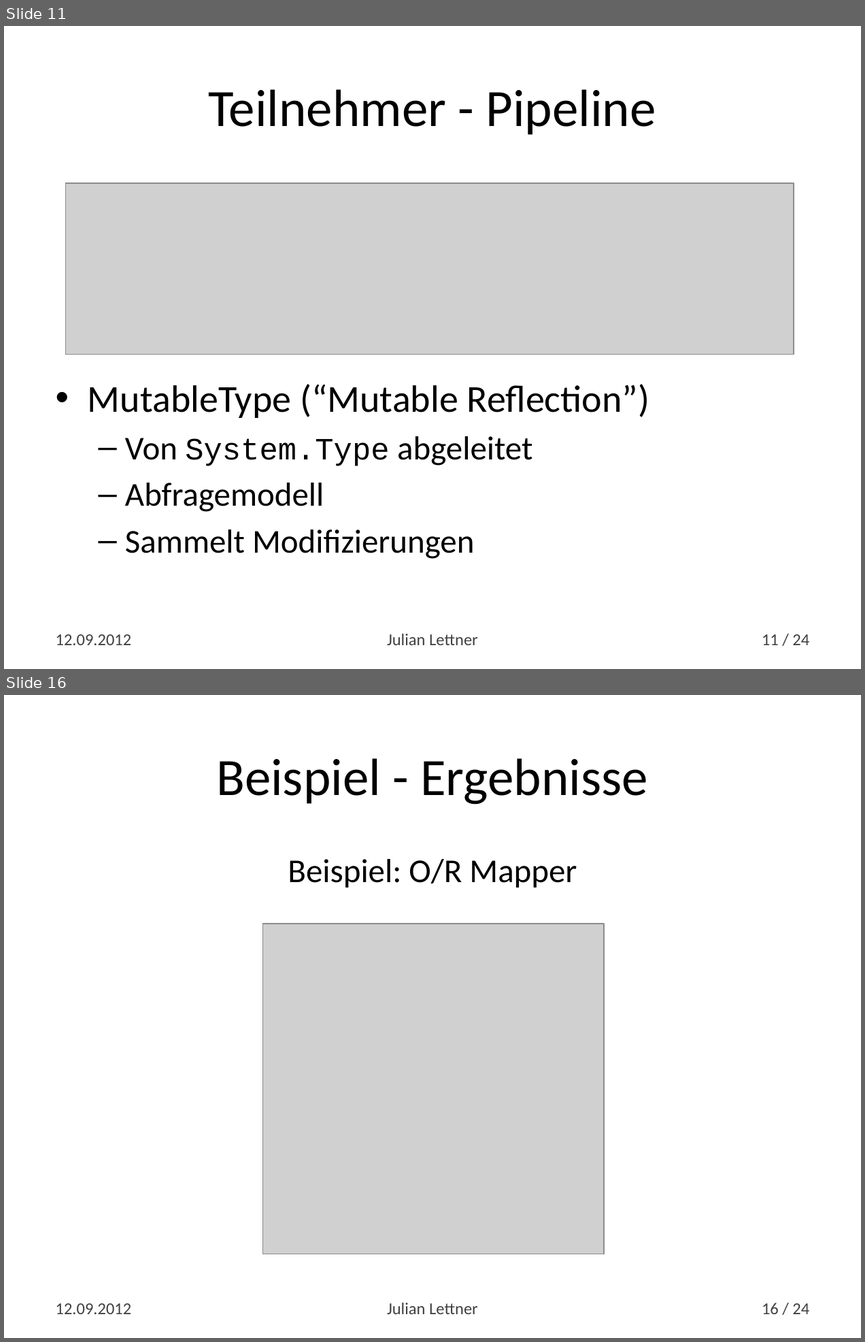
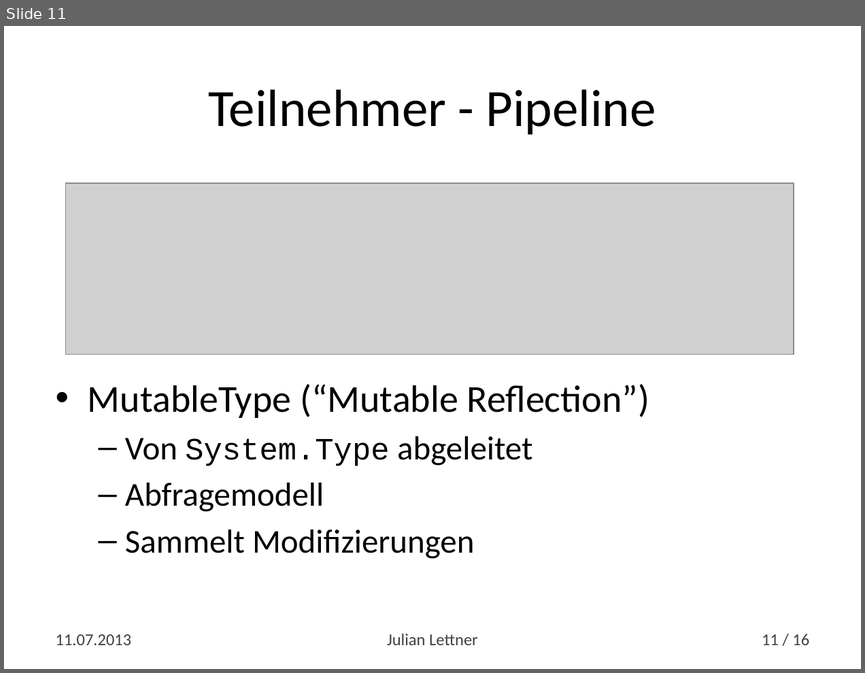
Before and after one commit to yln/TypePipeDemo, a slide deck: A Code Generation Pipeline for .NET.pptx. Shown one above the other, each under a label of ours: slides 11 and 16 before the commit, slide 11 after it; the slides between them are not shown. The pictures are 865x1342 and 865x673 pixels, drawn with LibreOffice and Linux fonts; fonts in the diff are those of the drawing; grey boxes stand for pictures. Boxes give left, top, right and bottom in pixels: in the first picture for what was removed or moved away, otherwise in the second. Text is boxed around its words. In the diff, an @@ line names an element or a change of style, - is before the commit and + after.

```diff
--- a/A Code Generation Pipeline for .NET.pptx
+++ b/A Code Generation Pipeline for .NET.pptx
@@ slide 16 removed at (x1=4, y1=695, x2=861, y2=1338), background #FFFFFF @@
@@ title removed at (x1=216, y1=758, x2=647, y2=804) @@
-Beispiel - Ergebnisse
@@ text removed at (x1=288, y1=859, x2=577, y2=887) @@
-Beispiel: O/R Mapper
@@ picture removed at (x1=263, y1=923, x2=604, y2=1254) @@
@@ text removed at (x1=56, y1=1303, x2=132, y2=1314) @@
-12.09.2012
@@ text removed at (x1=387, y1=1302, x2=478, y2=1314) @@
-Julian Lettner
@@ page number removed at (x1=762, y1=1302, x2=809, y2=1314) @@
-16 / 24
@@ slide 11 changed as well @@
@@ text at (x1=56, y1=634, x2=132, y2=645): text changed @@
-12.09.2012
+11.07.2013
@@ page number at (x1=762, y1=633, x2=809, y2=645): text changed @@
-11 / 24
+11 / 16
```
Also in this commit, not shown: 13 other slides changed, 1 slide added, 8 other slides removed.
